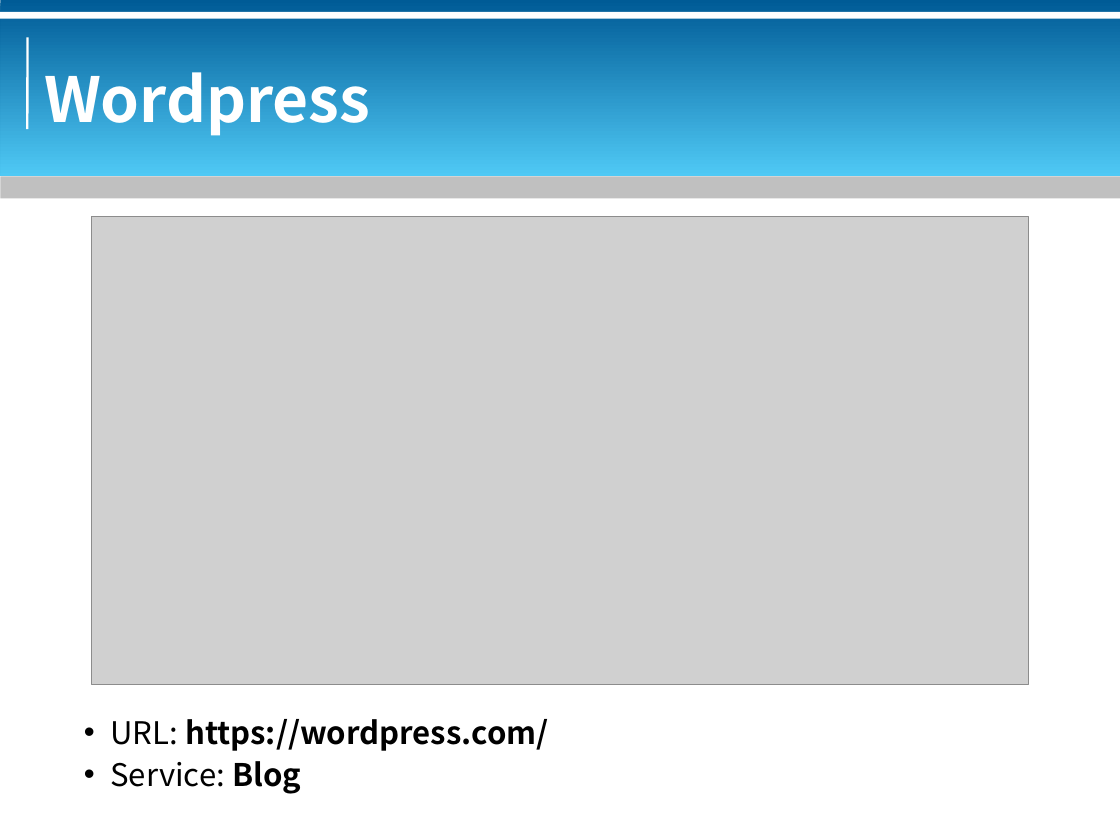
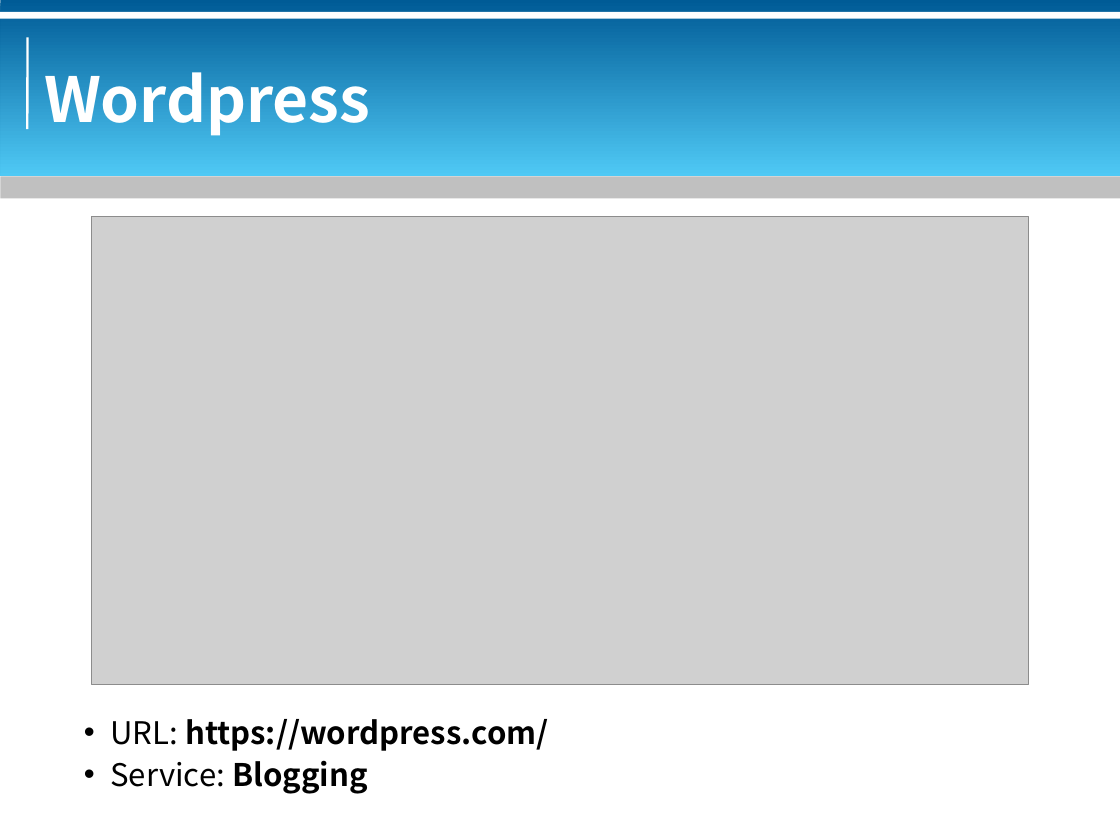
Before and after one commit to bluebat/.presentations, a slide deck: slide 12 of alternative-web-services.odp (slide 10 before the commit). Drawn at 1120x840 pixels with LibreOffice and Linux fonts; fonts in the diff are those of the drawing; grey boxes stand for pictures; background and template pictures are left out. Boxes give left, top, right and bottom in pixels: in the first picture for what was removed or moved away, otherwise in the second. Text is boxed around its words. In the diff, an @@ line names an element or a change of style, - is before the commit and + after.

```diff
--- a/alternative-web-services.odp
+++ b/alternative-web-services.odp
@@ text at (110,760,368,794): text changed @@
-• Service: Blog
+• Service: Blogging
```
Also in this commit, not shown: 2 other slides changed, 1 slide added, 2 other files.
